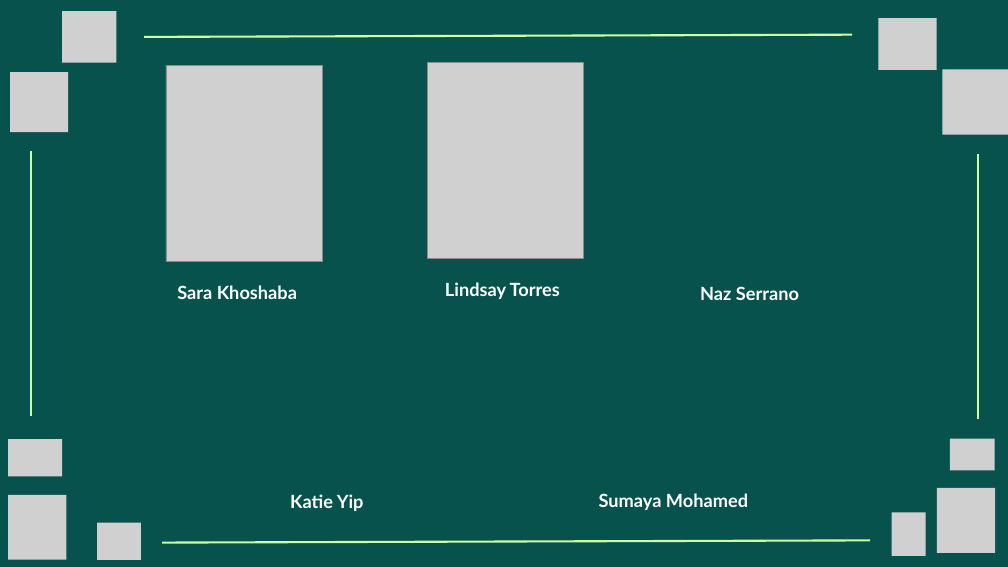
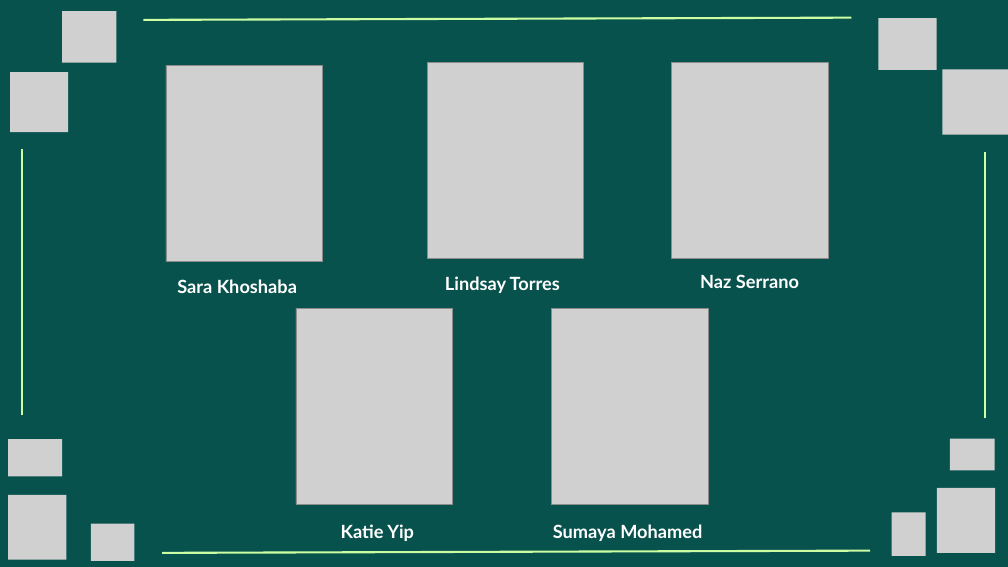
Before and after one commit to LindsayTrrs/SWE-Project, a slide deck: slide 2 of 3110 Project PPT.pptx. Drawn at 1008x567 pixels with LibreOffice and Linux fonts; fonts in the diff are those of the drawing; grey boxes stand for pictures. Boxes give left, top, right and bottom in pixels: in the first picture for what was removed or moved away, otherwise in the second. Text is boxed around its words. In the diff, an @@ line names an element or a change of style, - is before the commit and + after.

Commit message:
updated ppt slides

```diff
--- a/3110 Project PPT.pptx
+++ b/3110 Project PPT.pptx
@@ line moved from (144, 37) - (852, 35) to (144, 20) - (851, 18) @@
@@ picture added at bbox=[671, 62, 828, 258] @@
@@ line moved from (31, 416) - (31, 151) to (22, 415) - (22, 150) @@
@@ line moved from (978, 419) - (978, 154) to (985, 418) - (985, 153) @@
@@ text "Sara Khoshaba": place and size @@
-text "Sara Khoshaba" at bbox=[177, 285, 297, 299]
+text "Sara Khoshaba" at bbox=[177, 279, 297, 293]
@@ text "Lindsay Torres": place and size @@
-text "Lindsay Torres" at bbox=[445, 282, 560, 299]
+text "Lindsay Torres" at bbox=[445, 276, 560, 293]
@@ text "Naz Serrano": place and size @@
-text "Naz Serrano" at bbox=[700, 286, 799, 300]
+text "Naz Serrano" at bbox=[700, 274, 799, 288]
@@ picture added at bbox=[296, 308, 453, 504] @@
@@ picture added at bbox=[551, 308, 708, 504] @@
@@ text "Katie Yip": place and size @@
-text "Katie Yip" at bbox=[290, 494, 364, 511]
+text "Katie Yip" at bbox=[341, 524, 414, 541]
@@ text "Sumaya Mohamed": place and size @@
-text "Sumaya Mohamed" at bbox=[599, 493, 748, 510]
+text "Sumaya Mohamed" at bbox=[553, 524, 702, 541]
@@ picture: place and size @@
-picture at bbox=[97, 523, 141, 560]
+picture at bbox=[91, 524, 135, 561]
@@ line moved from (162, 543) - (870, 540) to (162, 553) - (870, 551) @@
```
